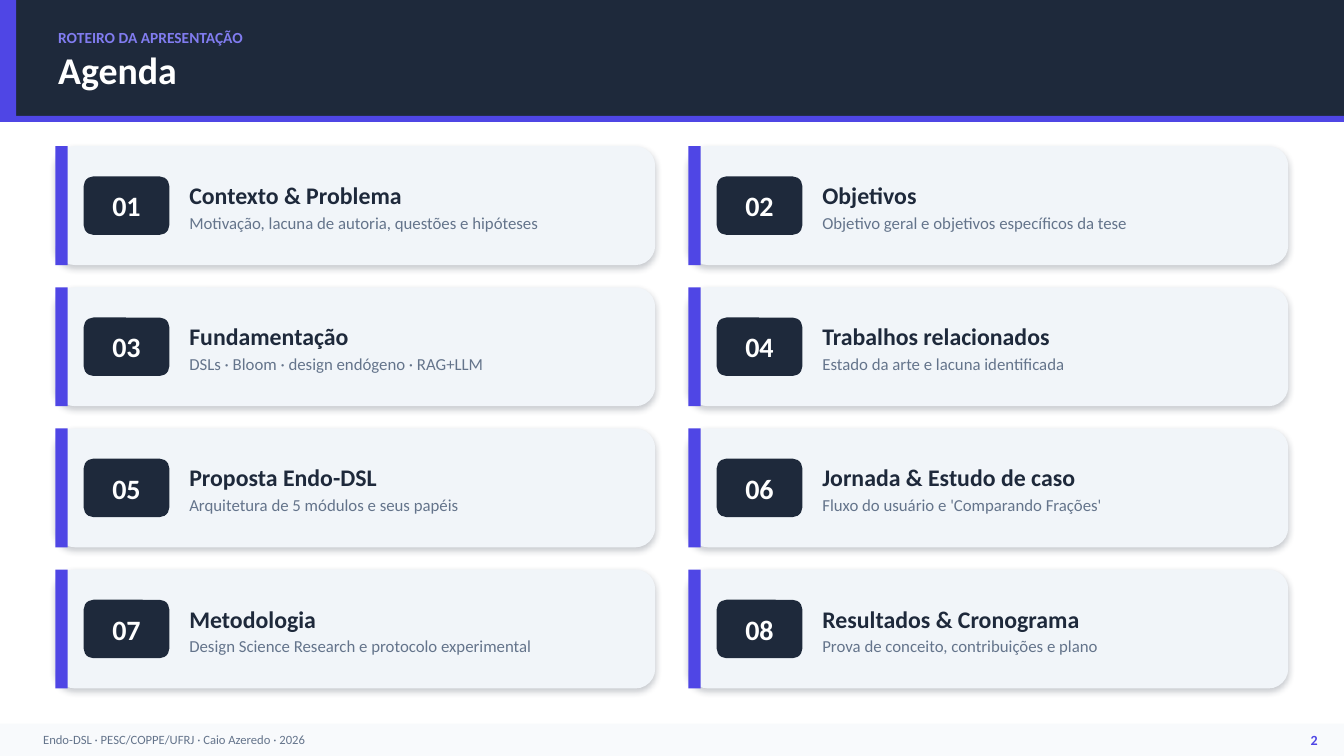
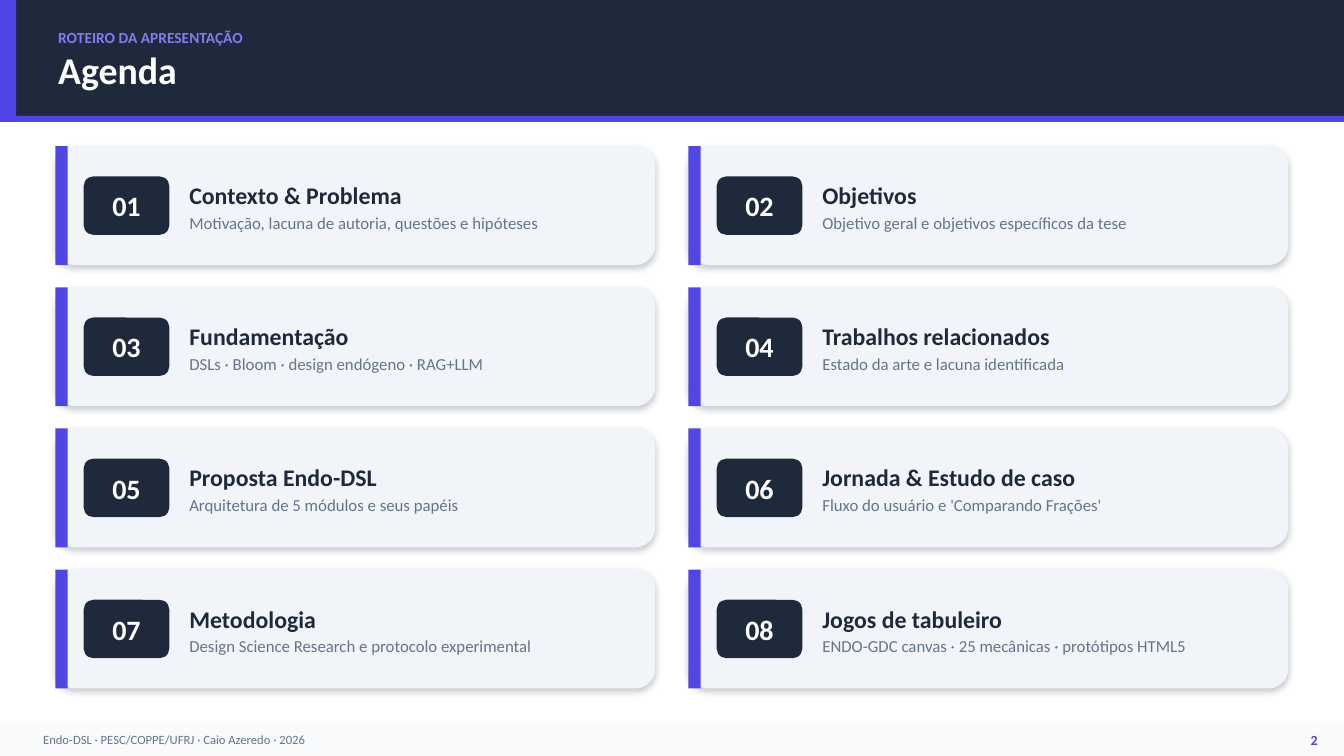
Before and after one commit to caiosilvaazeredo/Endo-DSL, a slide deck: slide 2 of presentation/Endo-DSL-Qualificacao.pptx. Drawn at 1344x756 pixels with LibreOffice and Linux fonts; fonts in the diff are those of the drawing. Boxes give left, top, right and bottom in pixels: in the first picture for what was removed or moved away, otherwise in the second. Text is boxed around its words. In the diff, an @@ line names an element or a change of style, - is before the commit and + after.

```diff
--- a/presentation/Endo-DSL-Qualificacao.pptx
+++ b/presentation/Endo-DSL-Qualificacao.pptx
@@ text at [822, 611, 1186, 655]: text changed @@
-Resultados & Cronograma
-Prova de conceito, contribuições e plano
+Jogos de tabuleiro
+ENDO-GDC canvas · 25 mecânicas · protótipos HTML5
```
Also in this commit, not shown: 2 other slides changed, 7 slides added, 6 other files.
